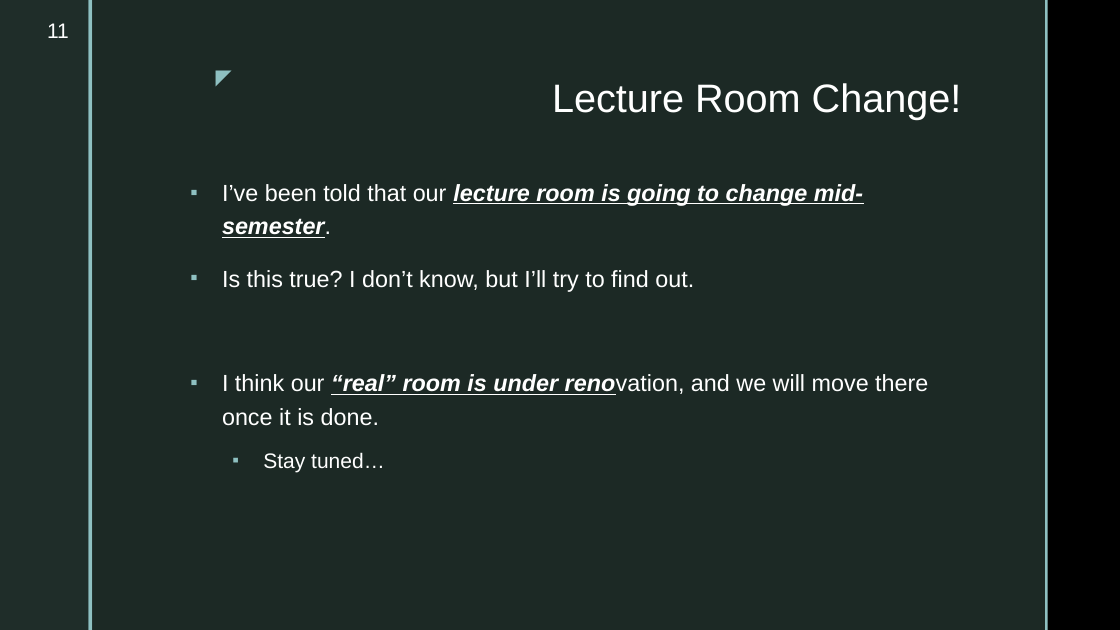
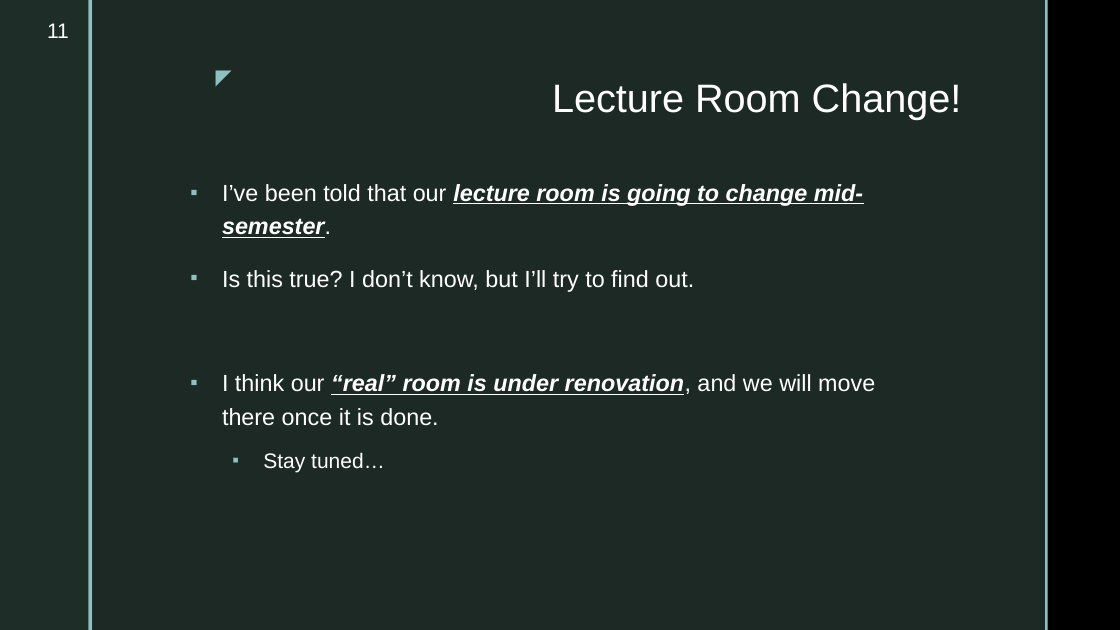
Before and after one commit to markfloryan/dsa2, a slide deck: slide 11 of slides/courseintroduction.pptx. Drawn at 1120x630 pixels with LibreOffice and Linux fonts; fonts in the diff are those of the drawing; background and template pictures are left out. Boxes give left, top, right and bottom in pixels: in the first picture for what was removed or moved away, otherwise in the second. Text is boxed around its words. In the diff, an @@ line names an element or a change of style, - is before the commit and + after.

```diff
--- a/slides/courseintroduction.pptx
+++ b/slides/courseintroduction.pptx
@@ text at bbox=[222, 374, 875, 426]: bold on, italic on, underline on in "renovation," @@
```
Also in this commit, not shown: 5 other slides changed, 1 other file.
